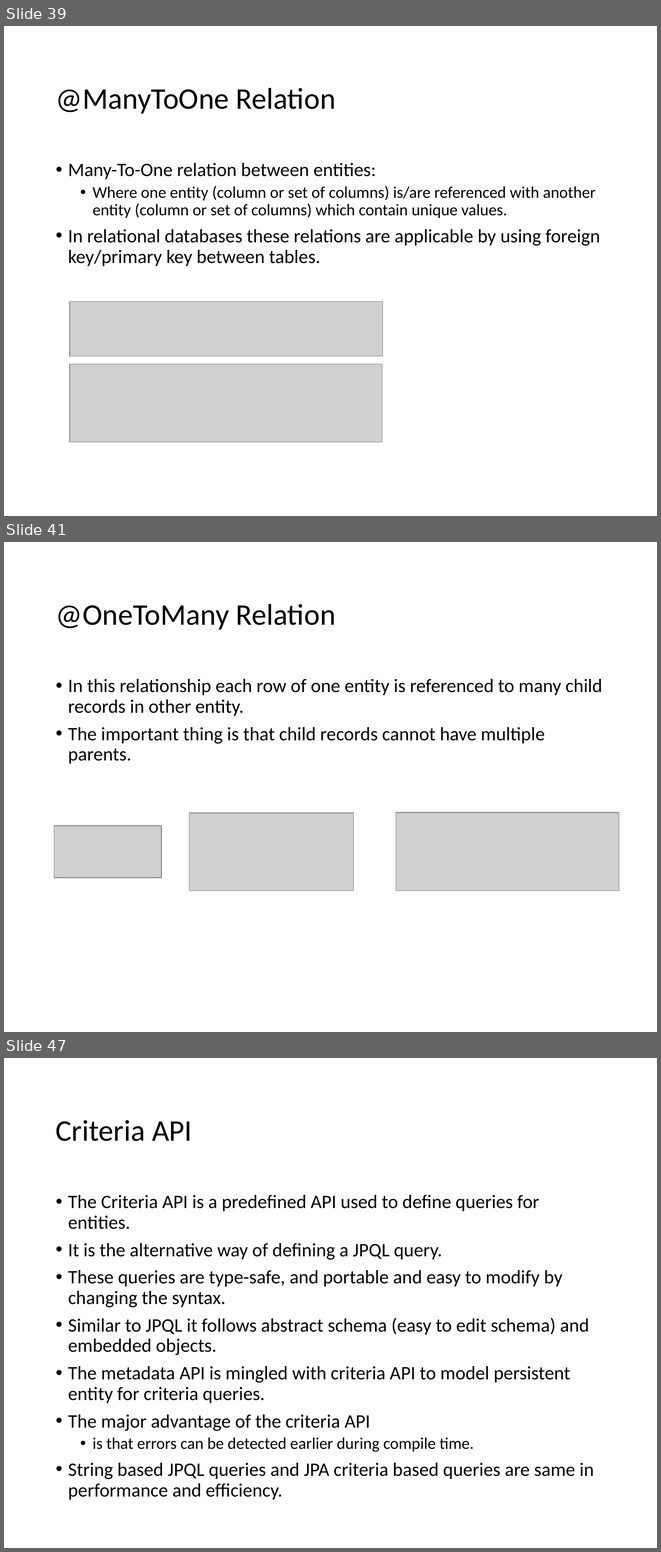
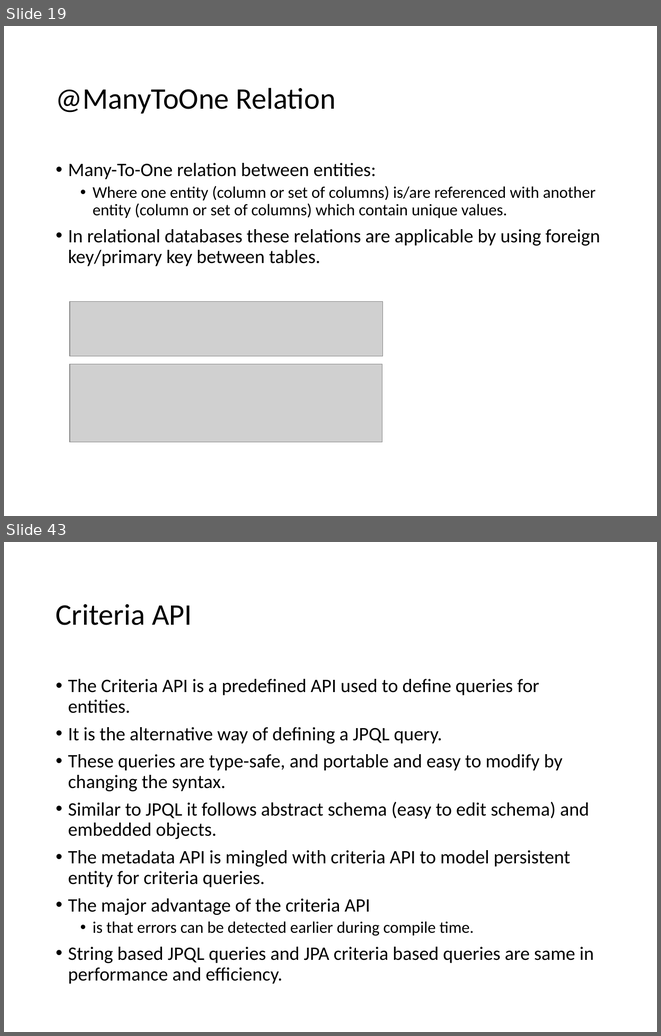
Before and after one commit to lawren43/mytest-repo, a slide deck: test-springmvc/doc/1.JPA Introduction.pptx. Shown one above the other, each under a label of ours: slides 39, 41 and 47 before the commit, slides 19 and 43 after it; the slides between them are not shown. The pictures are 661x1552 and 661x1036 pixels, drawn with LibreOffice and Linux fonts; fonts in the diff are those of the drawing; grey boxes stand for pictures. Boxes give left, top, right and bottom in pixels: in the first picture for what was removed or moved away, otherwise in the second. Text is boxed around its words. In the diff, an @@ line names an element or a change of style, - is before the commit and + after.

```diff
--- a/test-springmvc/doc/1.JPA Introduction.pptx
+++ b/test-springmvc/doc/1.JPA Introduction.pptx
@@ slide 41 removed at (4,542,657,1032), background #FFFFFF @@
@@ title removed at (56,603,336,629) @@
-@OneToMany Relation
@@ text removed at (68,679,602,764) @@
-• In this relationship each row of one entity is referenced to many child records in other entity.
-• The important thing is that child records cannot have multiple parents.
@@ picture removed at (54,826,161,877) @@
@@ picture removed at (190,813,354,891) @@
@@ picture removed at (396,812,619,891) @@
@@ what was slide 39 is now slide 19 @@
@@ what was slide 47 is now slide 43 @@
```
Also in this commit, not shown: 2 slides changed, 3 slides added, 6 other slides removed, 5 other files.
